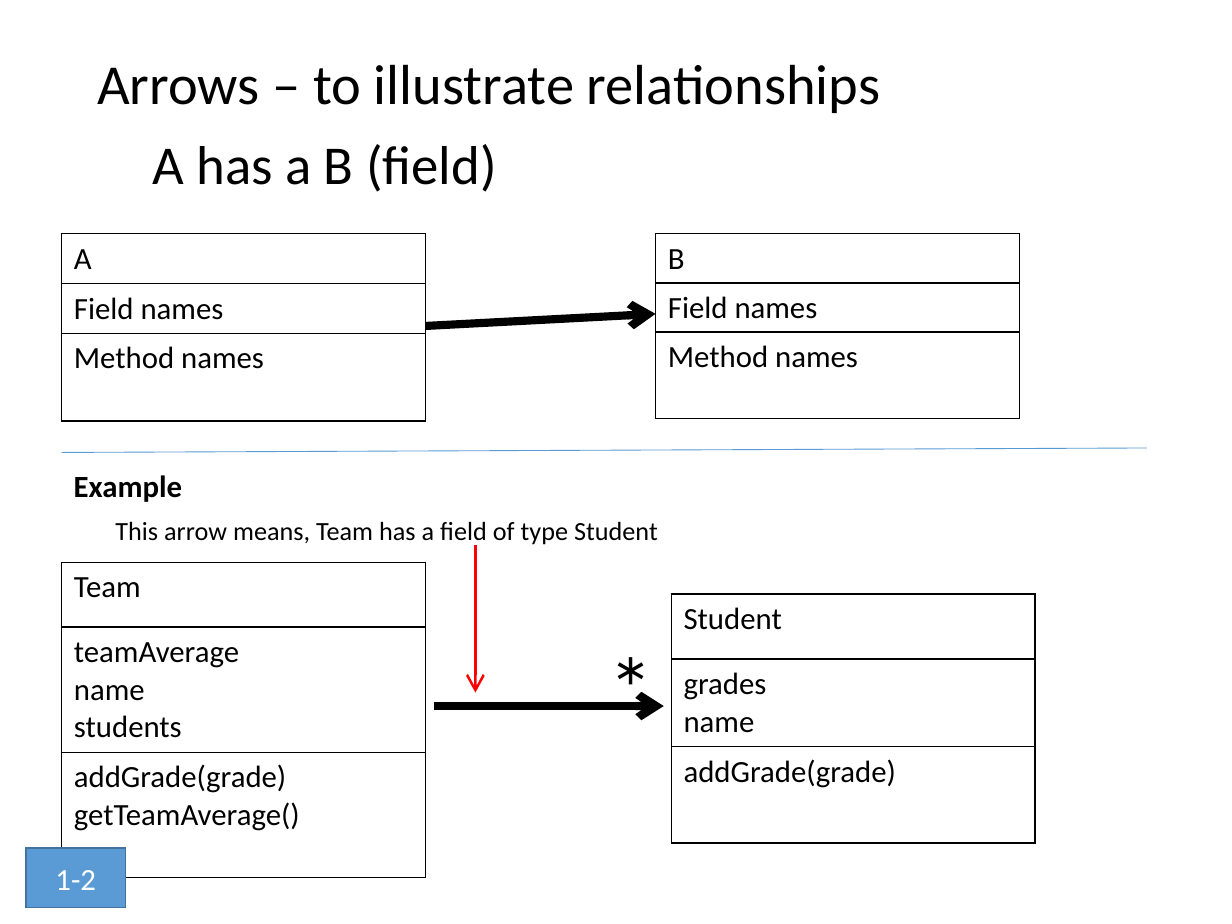
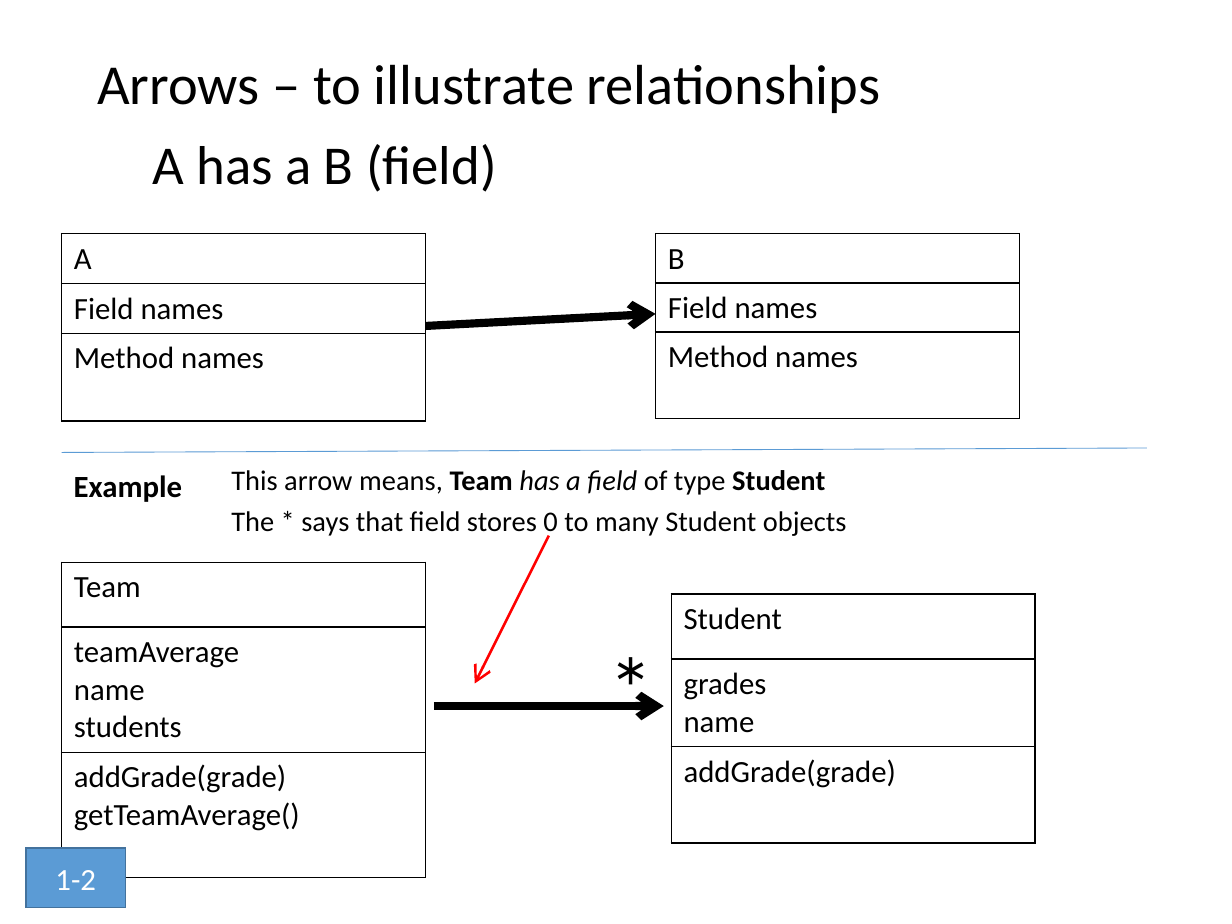
Before and after one commit to RHIT-CSSE/csse220, a slide deck: slide 9 of ClassMaterials/SETechniques/Slides/SoftwareEngineeringTechniques.pptx (slide 8 before the commit). Drawn at 1232x924 pixels with LibreOffice and Linux fonts; fonts in the diff are those of the drawing. Boxes give left, top, right and bottom in pixels: in the first picture for what was removed or moved away, otherwise in the second. Text is boxed around its words. In the diff, an @@ line names an element or a change of style, - is before the commit and + after.

```diff
--- a/ClassMaterials/SETechniques/Slides/SoftwareEngineeringTechniques.pptx
+++ b/ClassMaterials/SETechniques/Slides/SoftwareEngineeringTechniques.pptx
@@ text "This arrow means, Team has ...": place and size @@
-text "This arrow means, Team has ..." at box(115, 521, 658, 547)
+text "This arrow means, Team has ..." at box(231, 470, 847, 538)
@@ text at box(231, 470, 825, 495): size 15.3 to 16.6 pt in "This arrow means, Team has a field ..."; bold on in "Team Student"; italic on in "has a field" @@
@@ text at box(231, 511, 847, 538): paragraph added @@
+The * says that field stores 0 to many Student objects
@@ arrow moved from (476, 545) - (476, 692) to (548, 536) - (474, 684) @@
```
Also in this commit, not shown: 4 other slides changed, 3 slides added, 3 slides removed.
